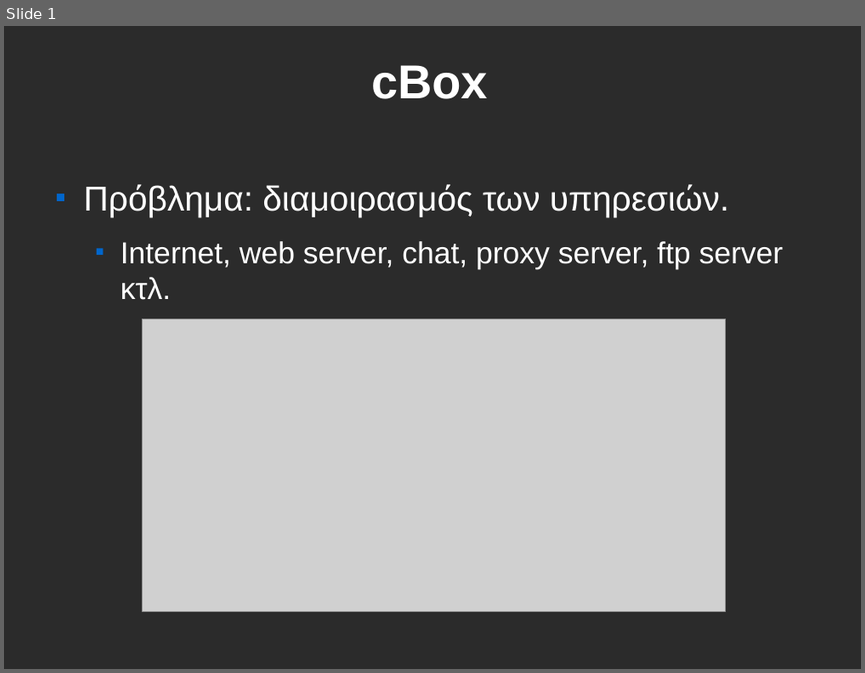
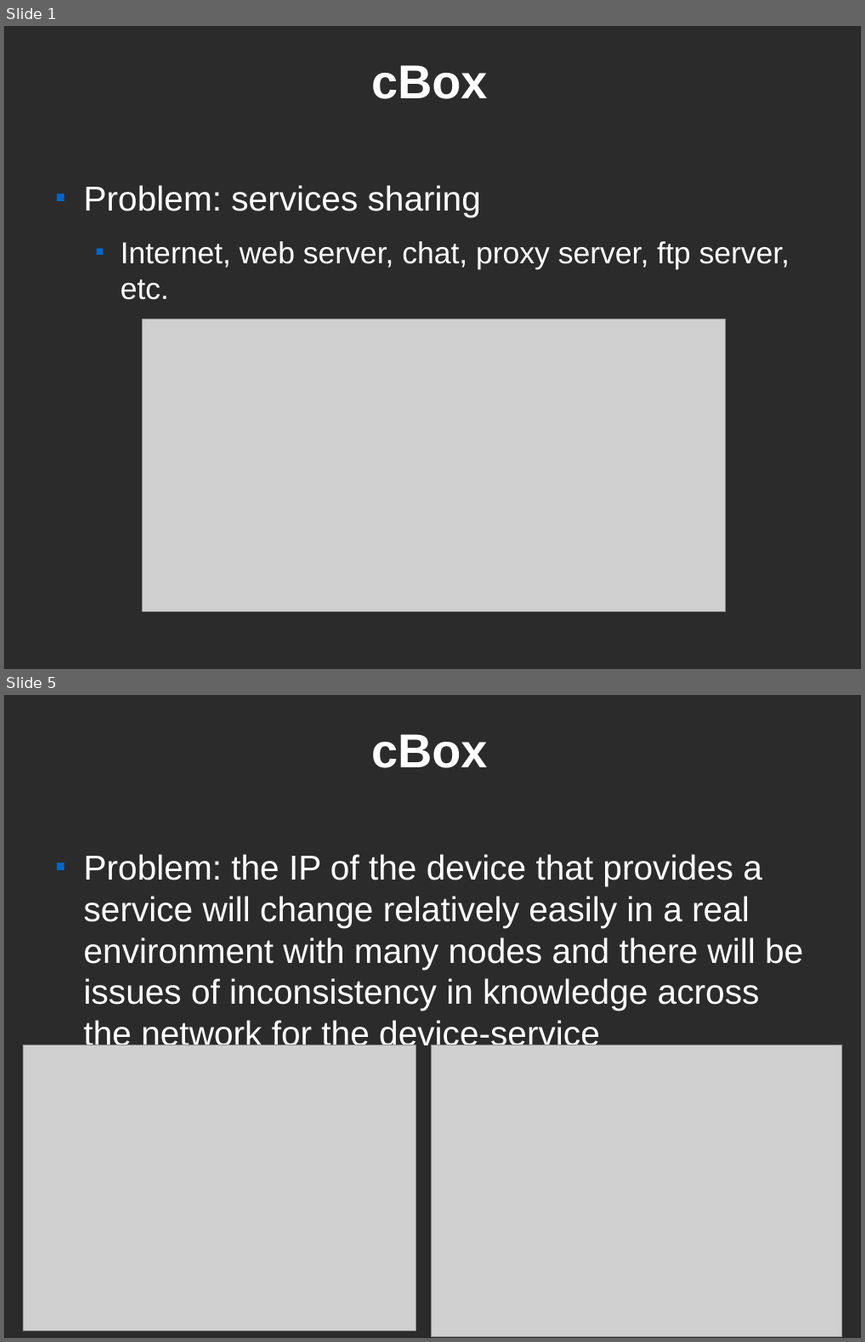
Before and after one commit to CEID-DS/cbox, a slide deck: doc/fosscomm/ZeroConf.odp. Shown one above the other, each under a label of ours: slide 1 before the commit, slides 1 and 5 after it; the slides between them are not shown. The pictures are 865x673 and 865x1342 pixels, drawn with LibreOffice and Linux fonts; fonts in the diff are those of the drawing; grey boxes stand for pictures; background and template pictures are left out; a plain dark background stands for a picture behind light text. Boxes give left, top, right and bottom in pixels: in the first picture for what was removed or moved away, otherwise in the second. Text is boxed around its words. In the diff, an @@ line names an element or a change of style, - is before the commit and + after.

```diff
--- a/doc/fosscomm/ZeroConf.odp
+++ b/doc/fosscomm/ZeroConf.odp
@@ slide 5 added at [4,695,861,1338], background picture (left out) @@
@@ title added at [371,734,488,768], 44 pt, text #FFFFFF, bold @@
+cBox
@@ text added at [84,854,803,1052], 32 pt, text #FFFFFF @@
+■ Problem: the IP of the device that provides a service will change relatively easily in a real environment with many nodes and there will be issues of inconsistency in knowledge across the network for the device-service correspondence.
@@ picture added at [24,1045,416,1331] @@
@@ picture added at [432,1045,841,1337] @@
@@ slide 1 changed as well @@
@@ text at [84,185,790,300]: text changed @@
-■ Πρόβλημα: διαμοιρασμός των υπηρεσιών.
-  ■ Internet, web server, chat, proxy server, ftp server κτλ.
+■ Problem: services sharing
+  ■ Internet, web server, chat, proxy server, ftp server, etc.
```
Also in this commit, not shown: 9 other slides added, 9 slides removed, 1 other file.
